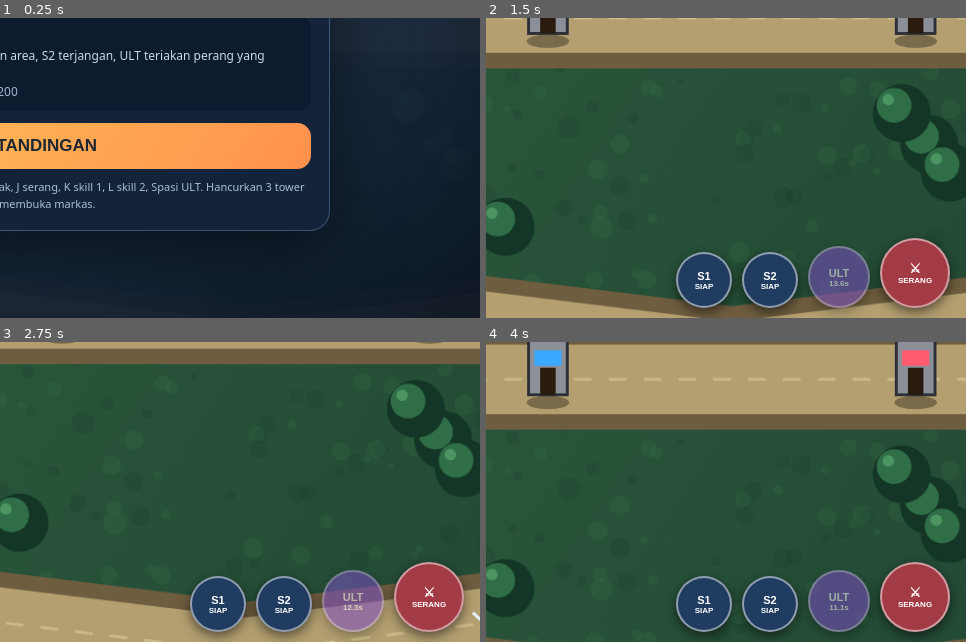
Above: before the commit, frames 1-4 (two rows, left to right).
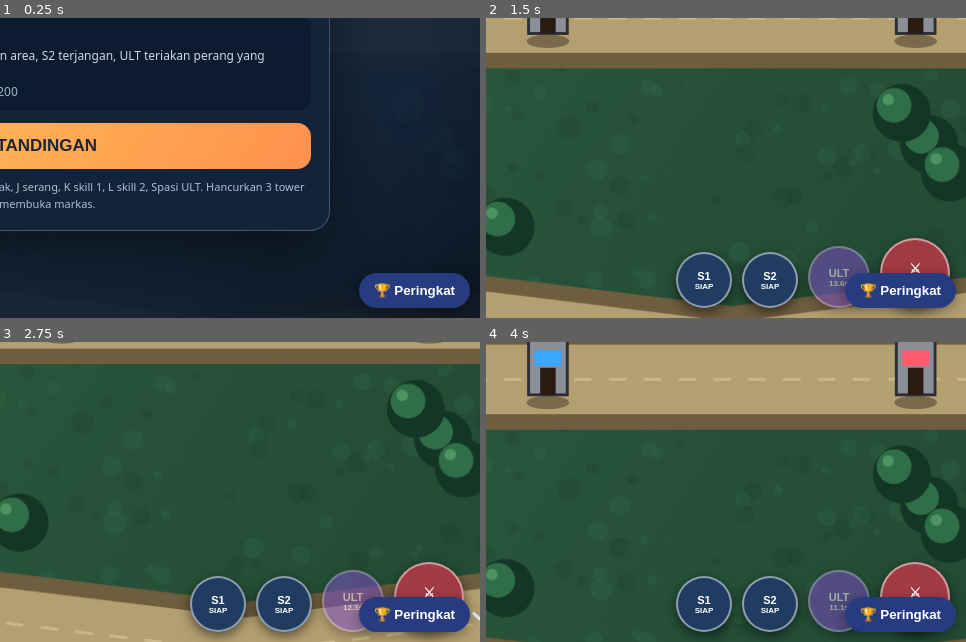
Above: after the commit, the same moments.

Repository: vexelkang-cell/gamepai
Game: browser game, page games/vexel-legend-2-arena/index.html
The game is run twice, just before and just after one commit, with the same random seed, the same clock (stepped at 60 frames per second) and the same inputs.
Inputs:
- Up to frame 1 (0.25 s): no input
- Up to frame 2 (1.5 s): click "MULAI PERTANDINGAN" at 0.27 s; hold Right from 1.03 s (still down); tap Space at 1.1 s
- Up to frame 3 (2.75 s): release Right at 1.53 s; hold Down 1.58-1.85 s; tap Space at 1.6, 2.1, 2.6 s; hold Left 1.9-2.47 s; hold Up from 2.52 s (still down)
- Up to frame 4 (4 s): release Up at 2.82 s; hold Right 2.87-3.53 s; tap Space at 3.1, 3.6 s; hold Up 3.58-3.82 s; hold Left from 3.87 s (still down)
The pictures show only the part of the screen within x 50-100%, y 50-100%; the shares and areas given below are measured in that part.

The runs differ from the first frame. In frame 1, 2.5% of the frame differs, in the area x 74-98%, y 85-97%; in frame 2, 2.8%; in frame 3, 2.8%, in the area x 74-99%, y 84-99%; in frame 4, 2.5%.

Commit message:
feat: enable global Android back confirmation across games

Diff:
--- a/games/vexel-legend-2-arena/index.html
+++ b/games/vexel-legend-2-arena/index.html
@@ -616,4 +616,4 @@
 function loop(t){const dt=Math.min(.05,(t-last)/1000||1/60);last=t;frameDt=dt;if(run&&!paused)update(dt);if(player)draw();requestAnimationFrame(loop)}
 requestAnimationFrame(loop);
 })();
-</script></body></html>
+</script><script src="/vexel-leaderboard.js" data-game-id="vexel-legend-2-arena" defer></script></body></html>
